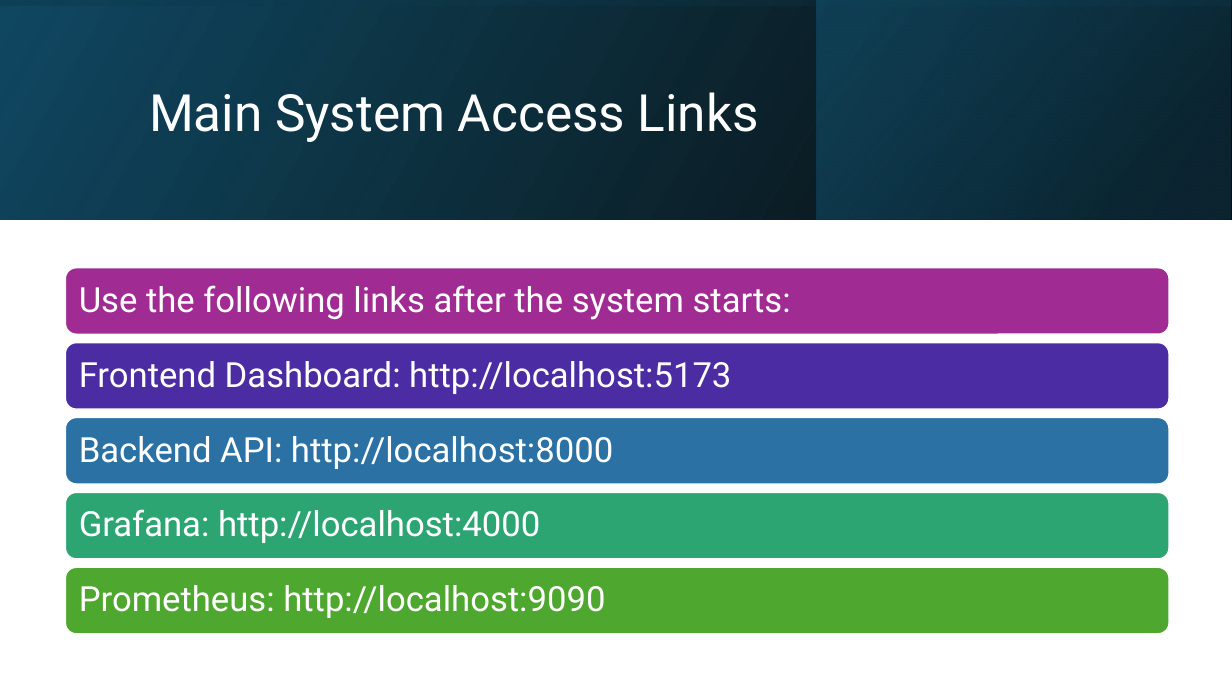
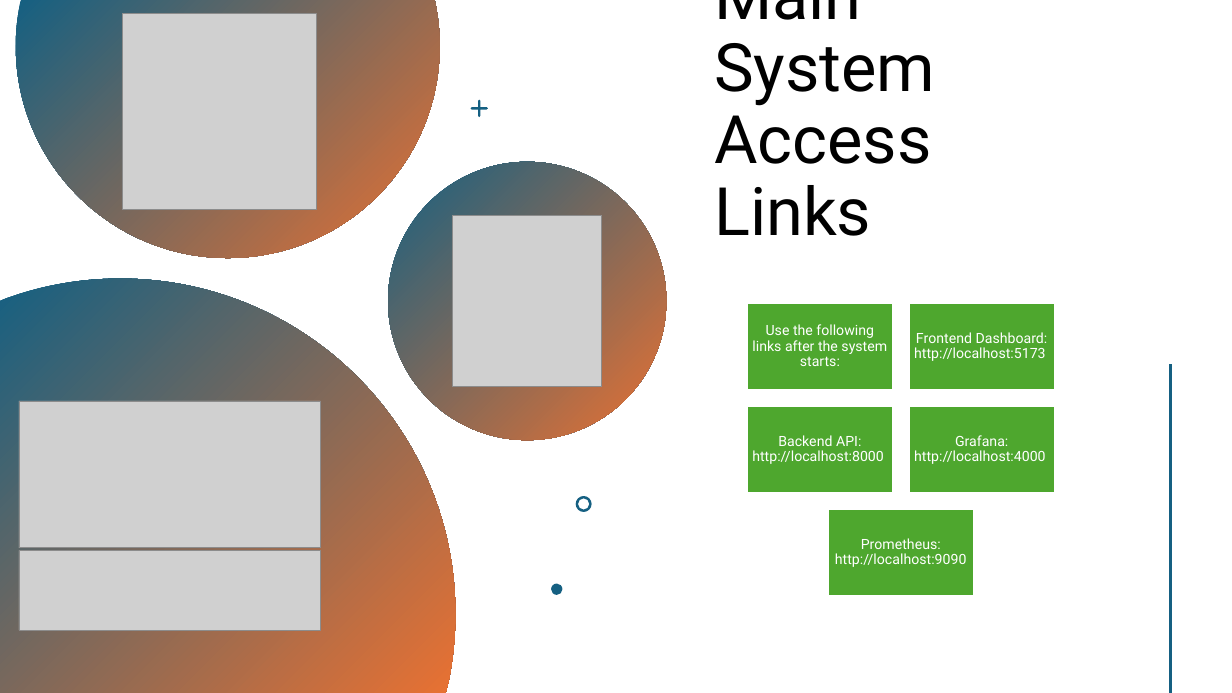
Before and after one commit to mokzhizhuan/dashboardgrafana, a slide deck: slide 6 of User Guide Slides.pptx. Drawn at 1232x693 pixels with LibreOffice and Linux fonts; fonts in the diff are those of the drawing; grey boxes stand for pictures. Boxes give left, top, right and bottom in pixels: in the first picture for what was removed or moved away, otherwise in the second. Text is boxed around its words. In the diff, an @@ line names an element or a change of style, - is before the commit and + after.

```diff
--- a/User Guide Slides.pptx
+++ b/User Guide Slides.pptx
@@ rectangle removed at bbox=[0, 0, 1232, 219] @@
@@ rectangle removed at bbox=[0, 0, 1232, 219] @@
@@ freeform shape added at bbox=[16, 0, 440, 258], fill gradient #156082 to #E97132 @@
@@ picture added at bbox=[122, 14, 317, 210] @@
@@ title "Main System Access Links": place and size @@
-title "Main System Access Links" at bbox=[149, 92, 759, 142]
+title "Main System Access Links" at bbox=[714, 0, 935, 236]
@@ title "Main System Access Links" at bbox=[714, 0, 935, 236]: size 40 to 52 pt, text colour #FFFFFF to #000000; vertical alignment middle to bottom @@
@@ rectangle removed at bbox=[817, 0, 1231, 219] @@
@@ freeform shape added at bbox=[470, 100, 488, 117], fill #156082 @@
@@ ellipse added at bbox=[388, 162, 666, 440], fill gradient #156082 to #E97132 @@
@@ picture added at bbox=[453, 215, 603, 387] @@
@@ freeform shape added at bbox=[0, 278, 456, 693], fill gradient #156082 to #E97132 @@
@@ text "Use the following links after ...": place and size @@
-text "Use the following links after ..." at bbox=[79, 285, 791, 320]
+text "Use the following links after ..." at bbox=[752, 324, 887, 366]
@@ text "Frontend Dashboard: http://localhost:5173": place and size @@
-text "Frontend Dashboard: http://localhost:5173" at bbox=[79, 361, 731, 394]
+text "Frontend Dashboard: http://localhost:5173" at bbox=[914, 332, 1048, 361]
@@ line added from (1171, 365) to (1171, 692), #E97132 2 pt @@
@@ picture added at bbox=[19, 401, 321, 548] @@
@@ text "Backend API: http://localhost:8000": place and size @@
-text "Backend API: http://localhost:8000" at bbox=[79, 436, 613, 469]
+text "Backend API: http://localhost:8000" at bbox=[752, 435, 883, 464]
@@ size 27 to 11 pt; alignment left to centre; less space between paragraphs in 5 elements at bbox=[752, 435, 883, 464], bbox=[914, 332, 1048, 361], bbox=[752, 324, 887, 366], bbox=[835, 538, 966, 567], bbox=[914, 435, 1045, 464] @@
@@ text "Grafana: http://localhost:4000": place and size @@
-text "Grafana: http://localhost:4000" at bbox=[79, 509, 540, 543]
+text "Grafana: http://localhost:4000" at bbox=[914, 435, 1045, 464]
@@ freeform shape added at bbox=[576, 496, 592, 512], fill #156082 @@
@@ text "Prometheus: http://localhost:9090": place and size @@
-text "Prometheus: http://localhost:9090" at bbox=[79, 585, 605, 618]
+text "Prometheus: http://localhost:9090" at bbox=[835, 538, 966, 567]
@@ group added at bbox=[747, 302, 1055, 597]: 5 rectangles @@
@@ picture added at bbox=[19, 550, 321, 629] @@
@@ group removed at bbox=[65, 267, 1169, 635]: 5 rounded rectangles @@
@@ freeform shape added at bbox=[551, 584, 562, 595], fill #156082 @@
```
Also in this commit, not shown: 4 other slides changed, 3 other files.
